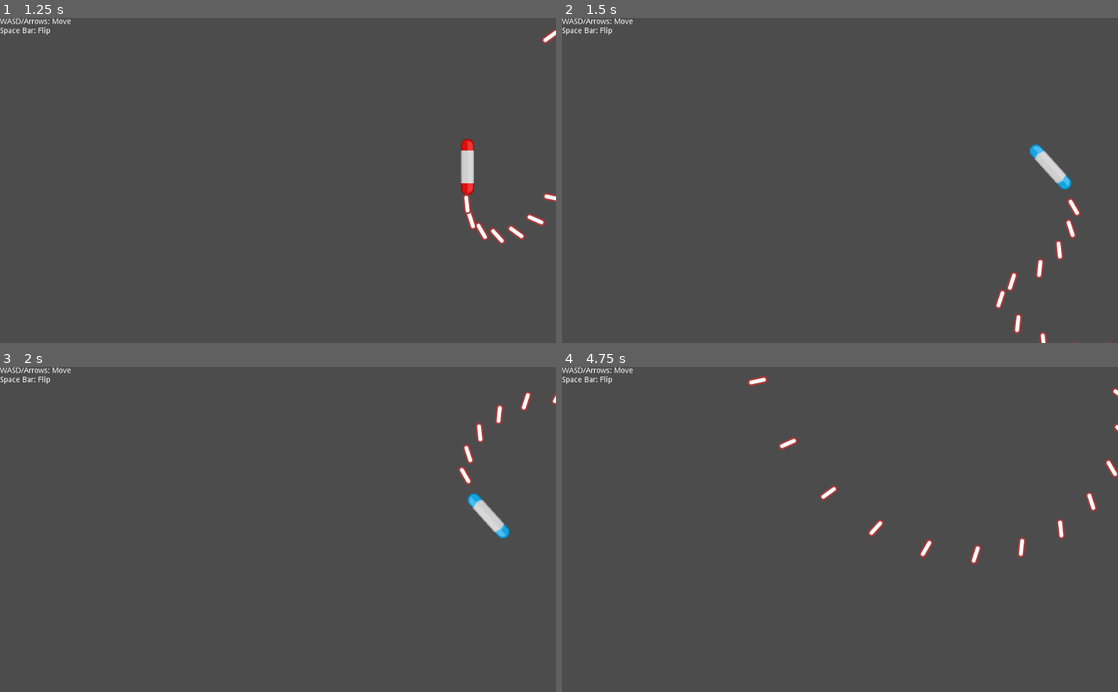
Above: before the commit, frames 1-4 (two rows, left to right).
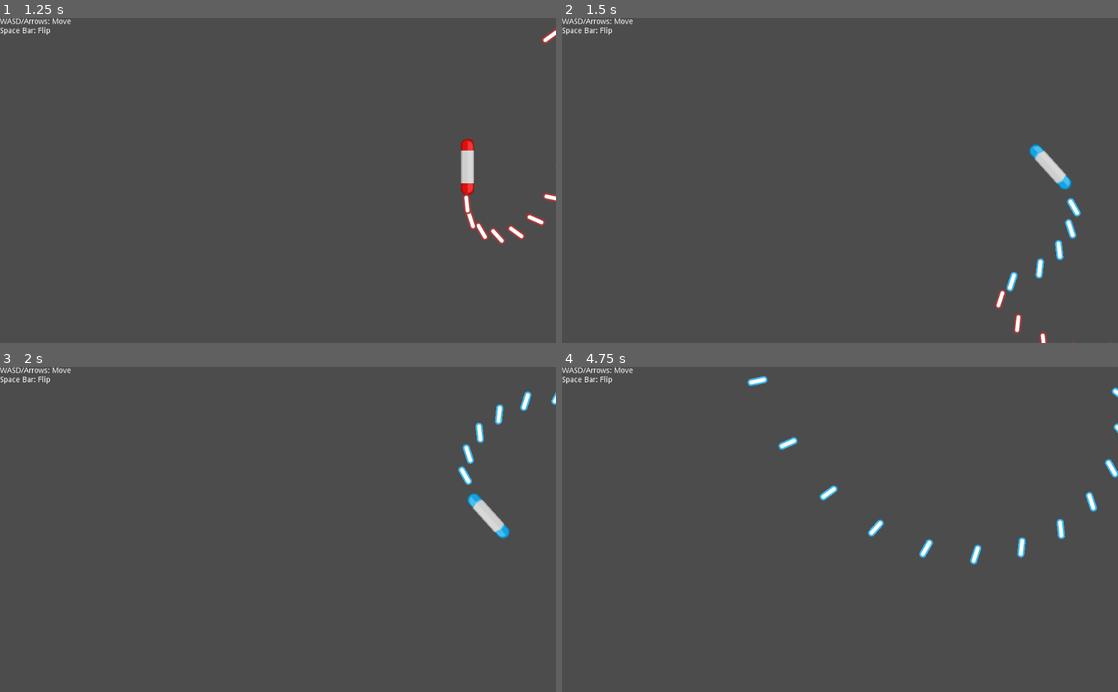
Above: after the commit, the same moments.

Repository: ItsSeaJay/godot-wild-jam-22
Game: Godot game, scene res://Game.tscn
Two runs of this game, one before a commit and one after it. Both use one fixed random seed, a clock stepped at 60 frames per second and the inputs below.
Inputs:
- Up to frame 1 (1.25 s): hold D (player_move_right) from 0.53 s (still down)
- Up to frame 2 (1.5 s): release D (player_move_right) at 1.28 s; hold Space (player_reverse_direction) from 1.28 s (still down)
- Up to frame 3 (2 s): keep holding Space (player_reverse_direction)
- Up to frame 4 (4.75 s): release Space (player_reverse_direction) at 2.03 s; hold D (player_move_right) 2.03-2.78 s; hold W (player_move_up) 2.78-3.53 s; hold Left (player_move_left) from 3.53 s (still down)

Frame 1 is identical in both runs. In frame 2, 0.3% of the frame differs, in the area x 79-94%, y 55-85%; in frame 3, 0.3%; in frame 4, 0.6%, in the area x 33-100%, y 0-61%.

Commit message:
Make team switching apply to bullets

Diff:
--- a/Global.gd
+++ b/Global.gd
@@ -1,6 +1,6 @@
 extends Node
 
 const TEAMS = [
-	"first",
-	"second"
+	"red",
+	"blue"
 ]
--- a/combat/bullet/Bullet.gd
+++ b/combat/bullet/Bullet.gd
@@ -3,7 +3,7 @@
 export var target_group = "enemy"
 
 var velocity = Vector2.ZERO
-var team = "team_first"
+var team = Global.TEAMS[0]
 
 func _ready():
 	# Allow the target group to be edited by nodes higher up the tree
--- a/player/Player.gd
+++ b/player/Player.gd
@@ -4,12 +4,12 @@
 const Bullet = preload("res://combat/bullet/Bullet.tscn")
 const SPRITES = {
 	"player": {
-		"team_first": preload("res://player/paddleRed.png"),
-		"team_second": preload("res://player/paddleBlu.png")
+		Global.TEAMS[0]: preload("res://player/paddleRed.png"),
+		Global.TEAMS[1]: preload("res://player/paddleBlu.png")
 	},
 	"bullet": {
-		"team_first": preload("res://combat/bullet/laserRed04.png"),
-		"team_second": preload("res://combat/bullet/laserBlue04.png")
+		Global.TEAMS[0]: preload("res://combat/bullet/laserRed04.png"),
+		Global.TEAMS[1]: preload("res://combat/bullet/laserBlue04.png")
 	}
 }
 
@@ -23,7 +23,7 @@
 var spin_direction = 1 # Determines which way the player should spin where '1' is clockwise
 var heat = 0
 var movement_velocity : Vector2 = Vector2.ZERO
-var team = "team_first"
+var team = Global.TEAMS[0]
 
 func _physics_process(delta):
 	process_firing(delta)
@@ -67,8 +67,9 @@
 	instance.global_position = $Muzzle.global_position
 	instance.velocity = Vector2(cos(rotation) * shot_speed, sin(rotation) * shot_speed)
 	instance.team = team
+	instance.target_group = "enemy" # Make sure this bullet only collides with enemy ships
 
-	if SPRITES["bullet"].has("team"):
+	if SPRITES["bullet"].has(team):
 		instance.get_node("Sprite").texture = SPRITES["bullet"][team]
 
 	get_tree().root.add_child(instance)
@@ -80,10 +81,10 @@
 	spin_direction *= -1
 
 	# Change to the opposite team the player is currently in
-	if team == "team_first":
-		team = "team_second"
+	if team == Global.TEAMS[0]:
+		team = Global.TEAMS[1]
 	else:
-		team = "team_first"
+		team = Global.TEAMS[0]
 
 func get_input_direction():
 	var input_direction = Vector2.ZERO
